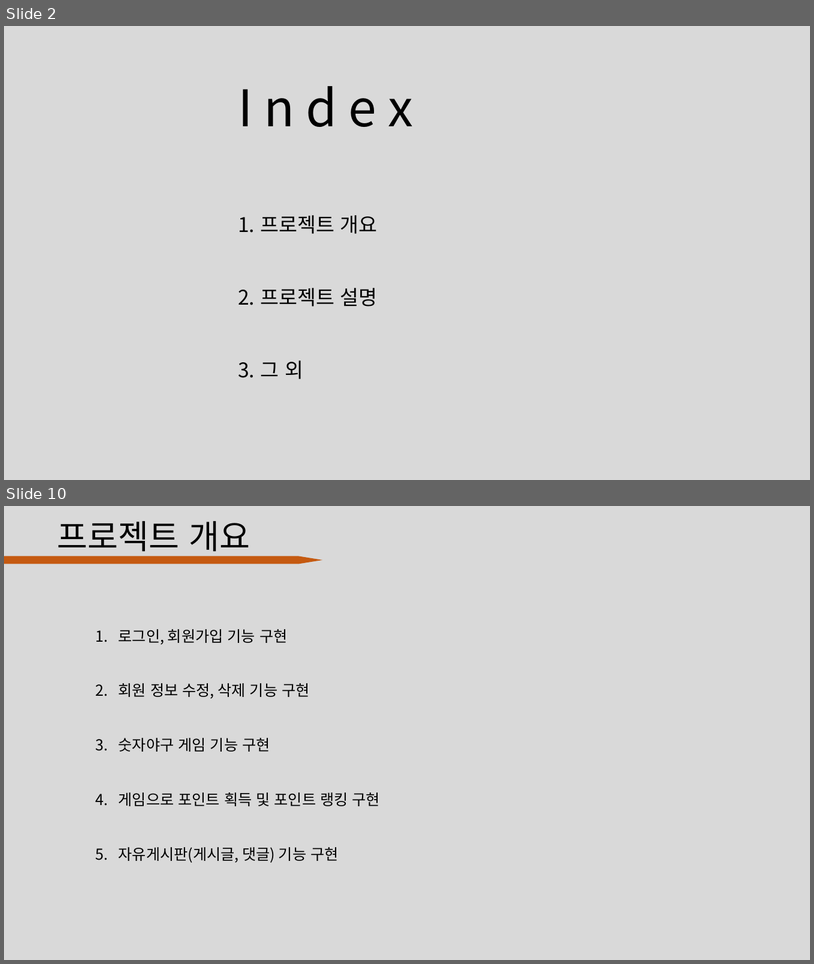
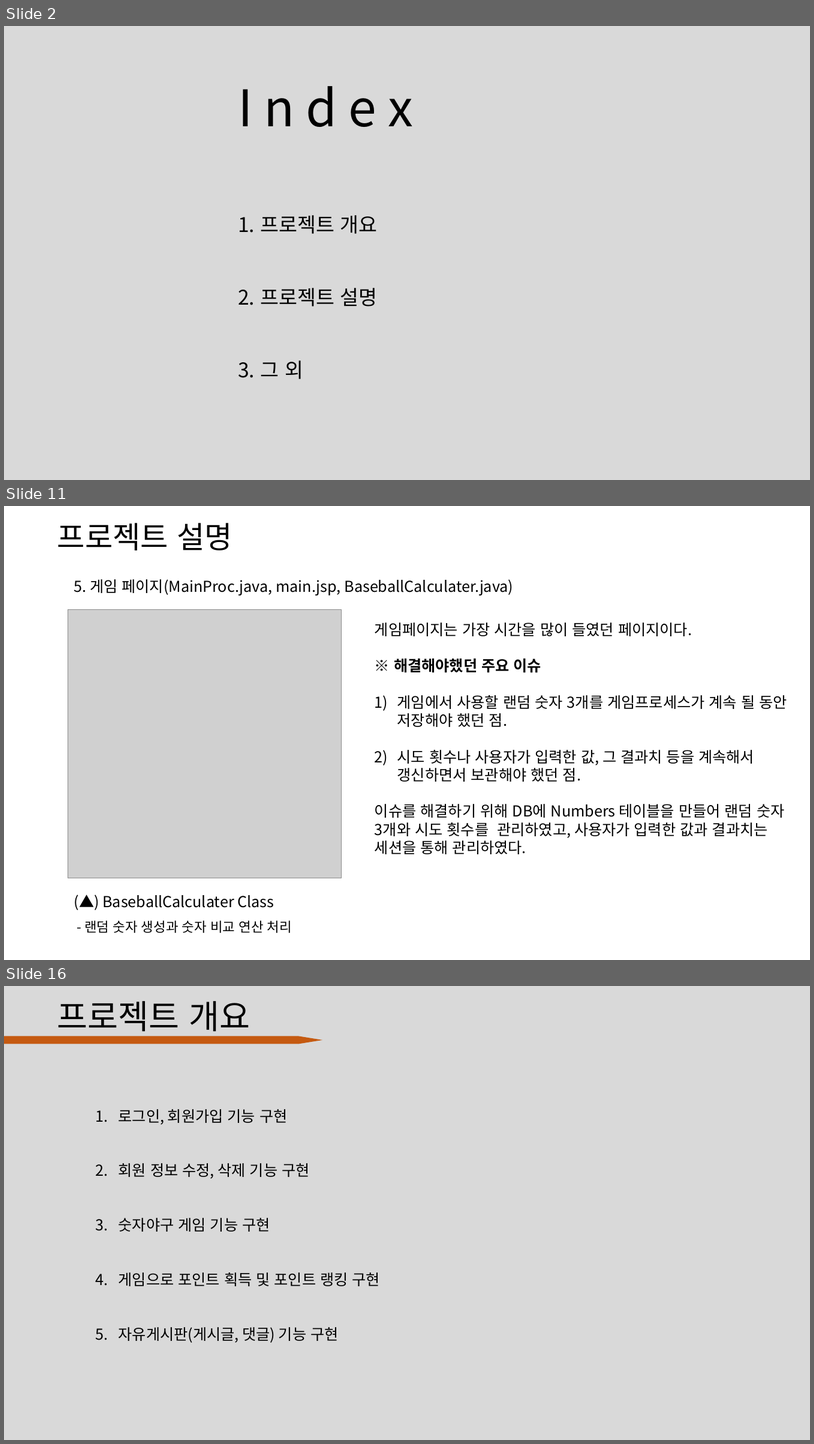
Before and after one commit to DevDogFe/baseball, a slide deck: 숫자 야구.pptx. Shown one above the other, each under a label of ours: slides 2 and 10 before the commit, slides 2, 11 and 16 after it; the slides between them are not shown. The pictures are 814x964 and 814x1444 pixels, drawn with LibreOffice and Linux fonts; fonts in the diff are those of the drawing; grey boxes stand for pictures. Boxes give left, top, right and bottom in pixels: in the first picture for what was removed or moved away, otherwise in the second. Text is boxed around its words. In the diff, an @@ line names an element or a change of style, - is before the commit and + after.

```diff
--- a/숫자 야구.pptx
+++ b/숫자 야구.pptx
@@ slide 11 added at (4,506,810,960), background #FFFFFF @@
@@ title added at (57,523,233,550), 36 pt, text #000000 @@
+프로젝트 설명
@@ text added at (74,579,513,595), 18 pt, text #000000 @@
+5. 게임 페이지(MainProc.java, main.jsp, BaseballCalculater.java)
@@ picture added at (68,609,342,877) @@
@@ text added at (375,622,787,854), 18 pt, text #000000 @@
+게임페이지는 가장 시간을 많이 들였던 페이지이다.
+※ 해결해야했던 주요 이슈
+1) 게임에서 사용할 랜덤 숫자 3개를 게임프로세스가 계속 될 동안 저장해야 했던 점.
+2) 시도 횟수나 사용자가 입력한 값, 그 결과치 등을 계속해서 갱신하면서 보관해야 했던 점.
+이슈를 해결하기 위해 DB에 Numbers 테이블을 만들어 랜덤 숫자 3개와 시도 횟수를 관리하였고, 사용자가 입력한 값과 결과치는 세션을 통해 관리하였다.
@@ text added at (84,895,292,933), 18 pt, text #000000 @@
+(▲) BaseballCalculater Class
+- 랜덤 숫자 생성과 숫자 비교 연산 처리
@@ what was slide 10 is now slide 16 @@
```
Also in this commit, not shown: 6 slides changed, 6 other slides added, 1 slide removed, 4 other files.
